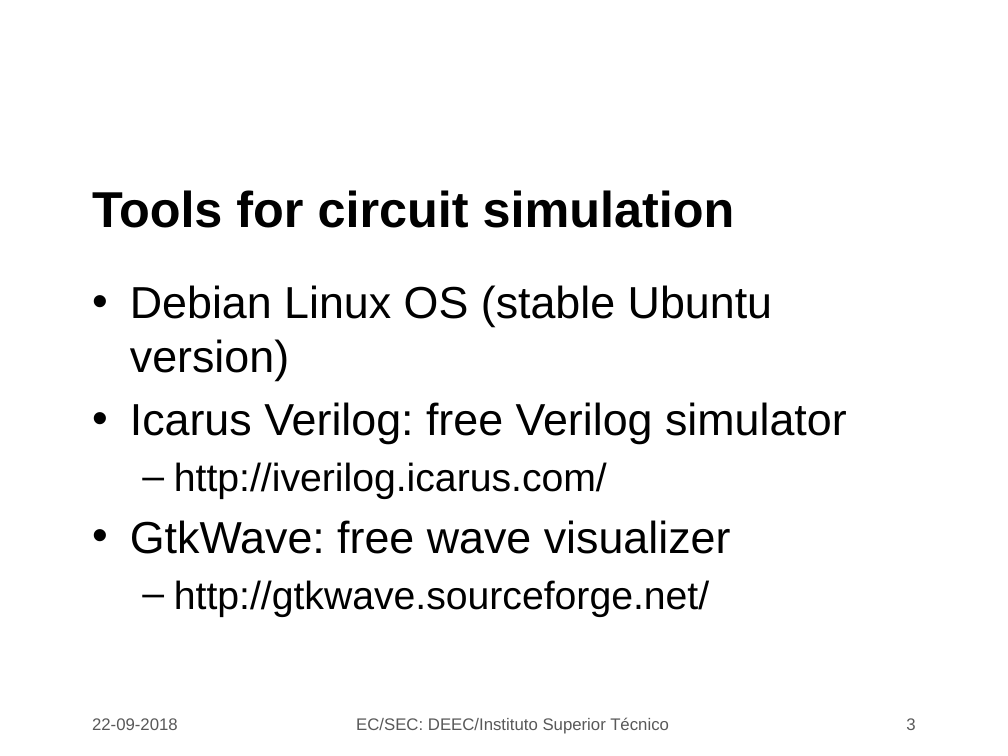
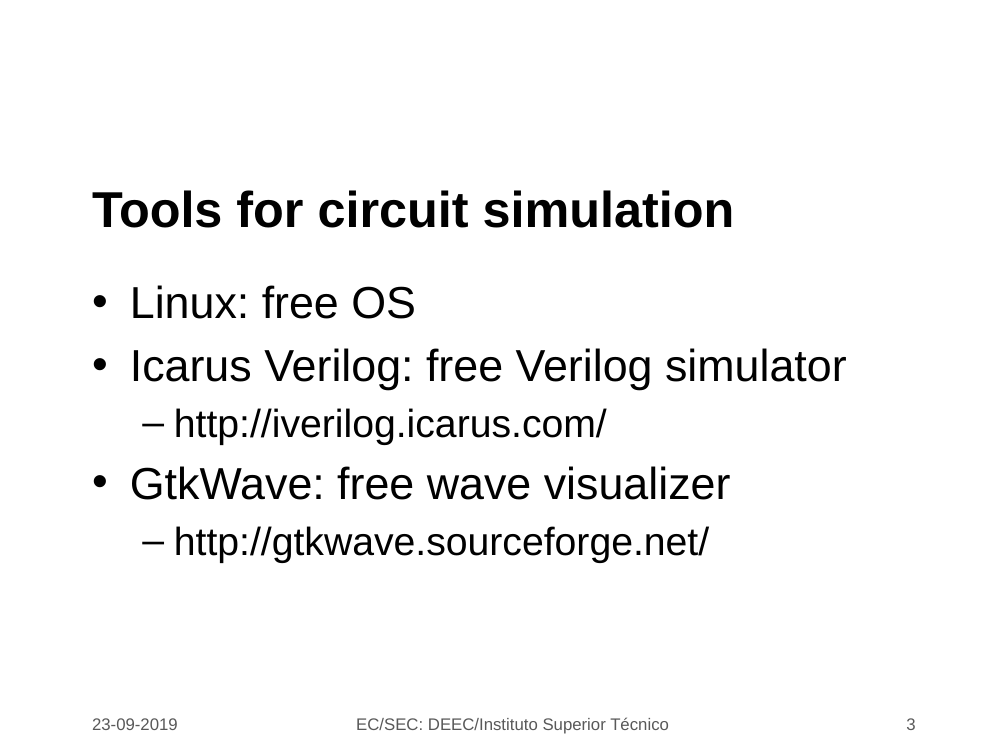
Before and after one commit to jjts/ist-sec, a slide deck: slide 3 of lectures/l2_verilog/l2.odp. Drawn at 1008x756 pixels with LibreOffice and Linux fonts; fonts in the diff are those of the drawing; background and template pictures are left out. Boxes give left, top, right and bottom in pixels: in the first picture for what was removed or moved away, otherwise in the second. Text is boxed around its words. In the diff, an @@ line names an element or a change of style, - is before the commit and + after.

```diff
--- a/lectures/l2_verilog/l2.odp
+++ b/lectures/l2_verilog/l2.odp
@@ text at (130,285,416,319): text changed @@
-• Debian Linux OS (stable Ubuntu version)
+• Linux: free OS
@@ text at (92,718,178,730): text changed @@
-22-09-2018
+23-09-2019
```
Also in this commit, not shown: 4 other slides changed, 2 other files.
